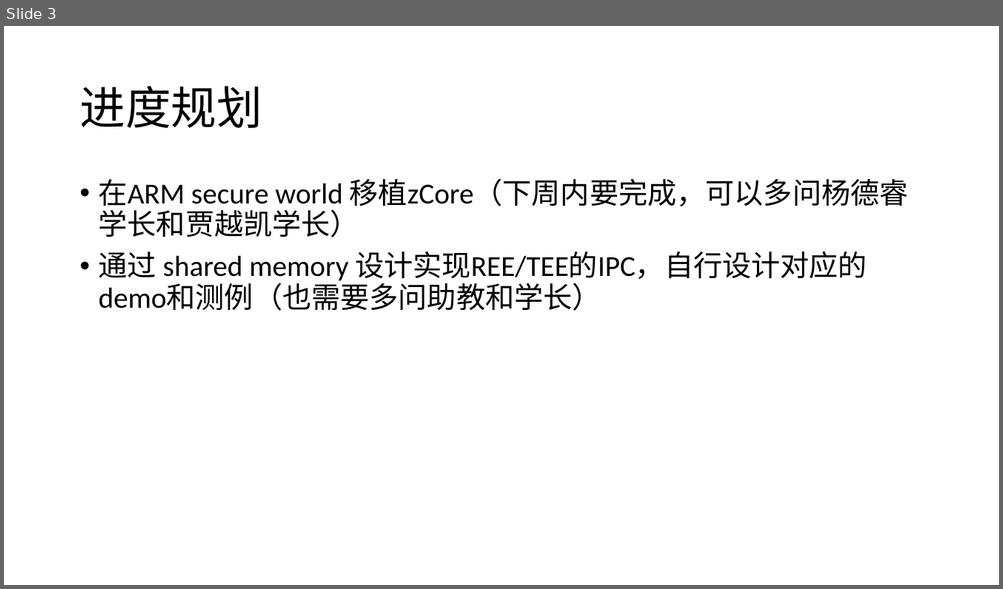
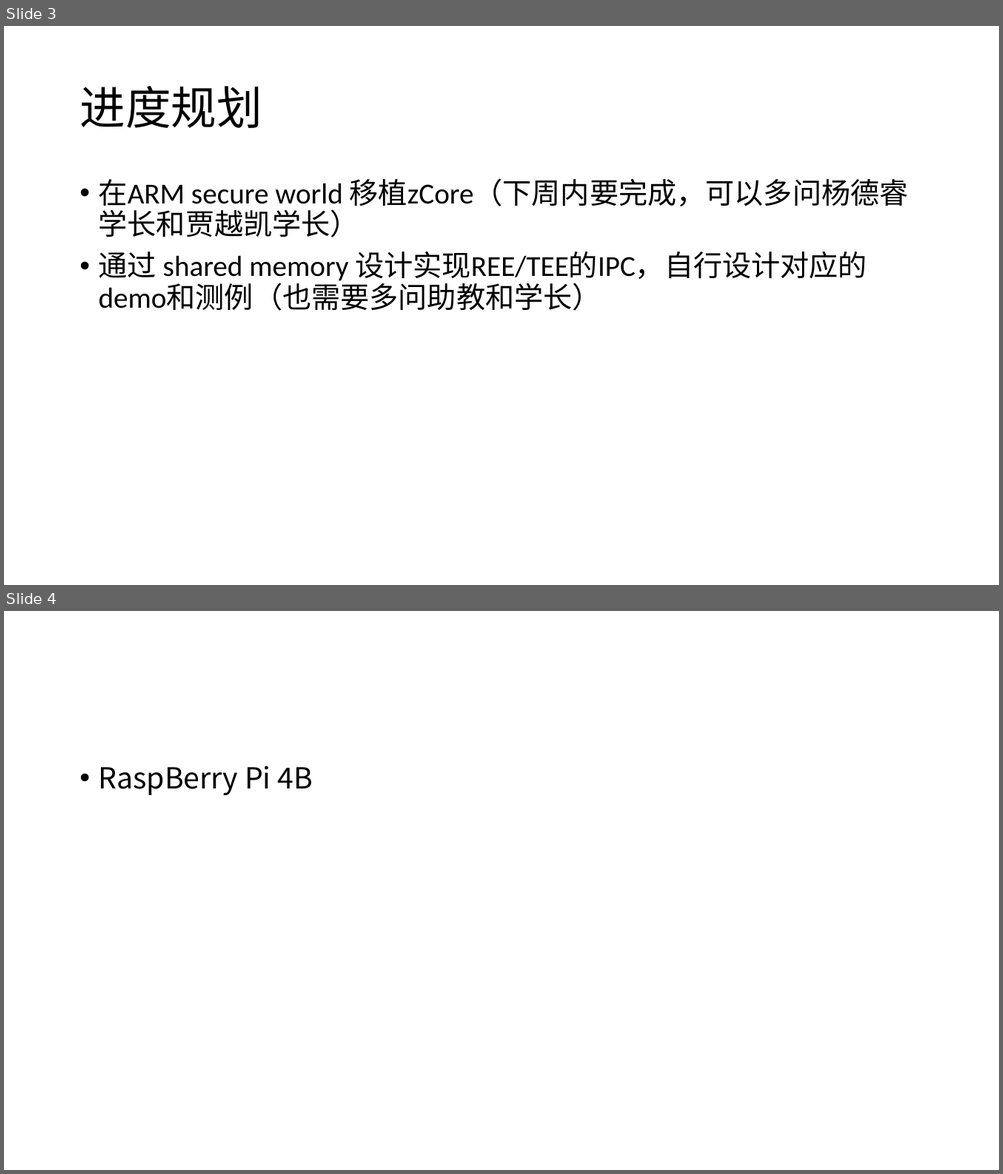
Before and after one commit to zhangsn-19/zCore, a slide deck: Proj 183 Zcore TEE-OS - 0416.pptx. Shown one above the other, each under a label of ours: slide 3 before the commit, slides 3 and 4 after it. The pictures are 1003x589 and 1003x1174 pixels, drawn with LibreOffice and Linux fonts; fonts in the diff are those of the drawing. Boxes give left, top, right and bottom in pixels: in the first picture for what was removed or moved away, otherwise in the second. Text is boxed around its words. In the diff, an @@ line names an element or a change of style, - is before the commit and + after.

```diff
--- a/Proj 183 Zcore TEE-OS - 0416.pptx
+++ b/Proj 183 Zcore TEE-OS - 0416.pptx
@@ slide 4 added at bbox=[4, 611, 999, 1170], background #FFFFFF @@
@@ text added at bbox=[99, 766, 313, 795], 28 pt, text #000000 @@
+• RaspBerry Pi 4B
```
Also in this commit, not shown: 2 other files.
